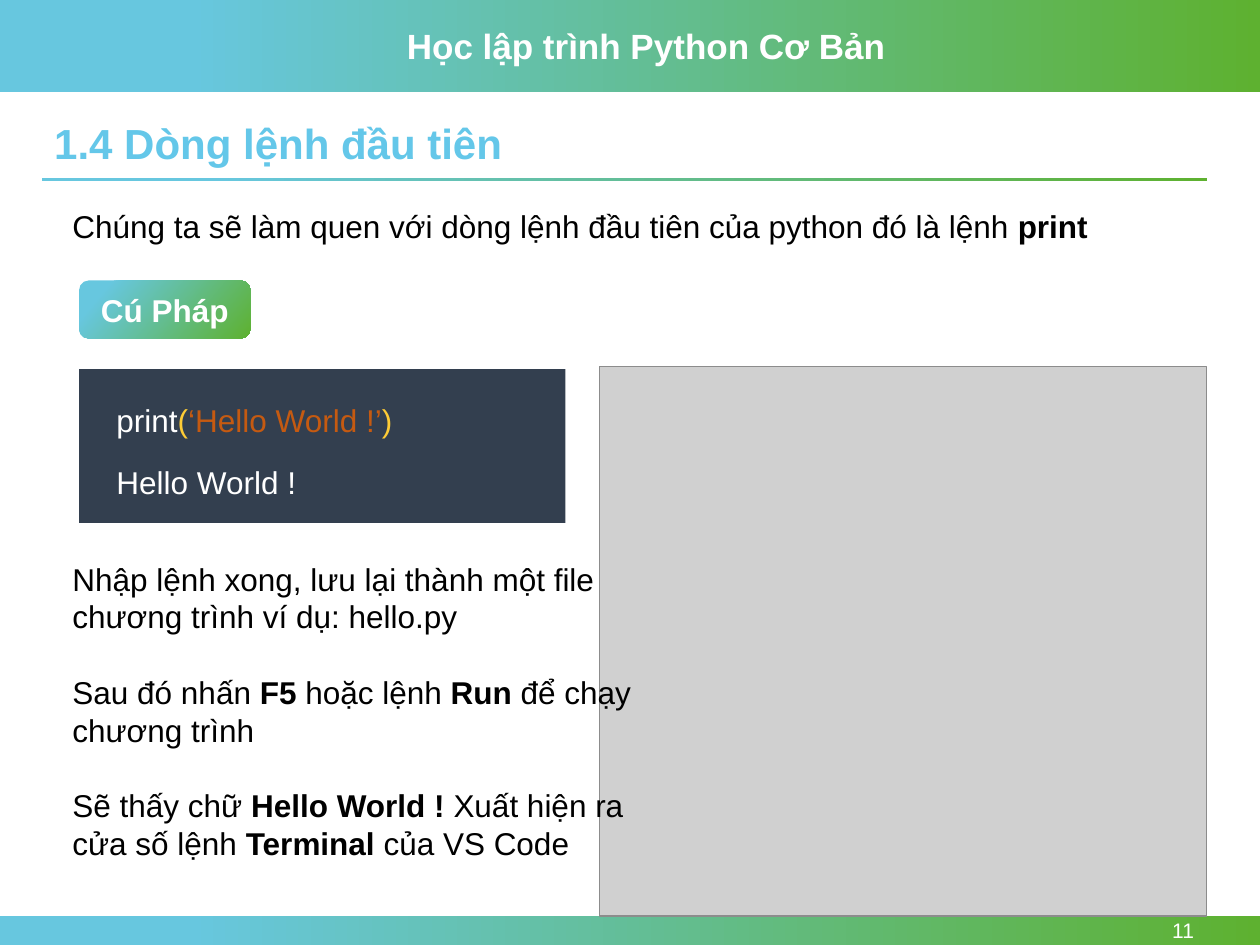
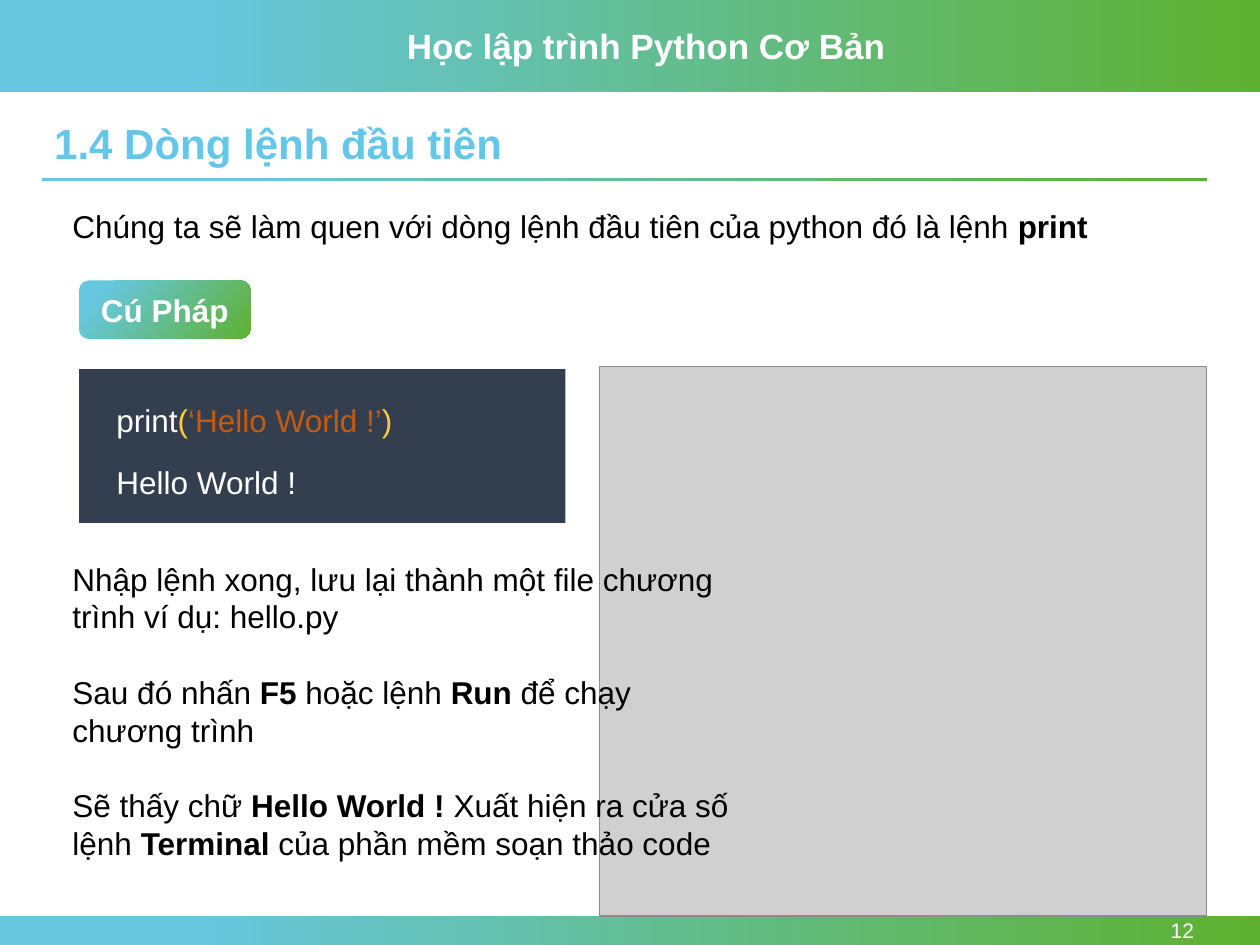
Before and after one commit to nhannn87dn/Learn-Python-Basic, a slide deck: slide 12 of 01-Lessions/Session-01-Getting-Started/Session-01-Getting-Started-Python.pptx (slide 11 before the commit). Drawn at 1260x945 pixels with LibreOffice and Linux fonts; fonts in the diff are those of the drawing; grey boxes stand for pictures; background and template pictures are left out. Boxes give left, top, right and bottom in pixels: in the first picture for what was removed or moved away, otherwise in the second. Text is boxed around its words. In the diff, an @@ line names an element or a change of style, - is before the commit and + after.

```diff
--- a/01-Lessions/Session-01-Getting-Started/Session-01-Getting-Started-Python.pptx
+++ b/01-Lessions/Session-01-Getting-Started/Session-01-Getting-Started-Python.pptx
@@ text at <box>72,792,728,861</box>: text changed @@
-Sẽ thấy chữ Hello World ! Xuất hiện ra cửa số lệnh Terminal của VS Code
+Sẽ thấy chữ Hello World ! Xuất hiện ra cửa số lệnh Terminal của phần mềm soạn thảo code
@@ page number at <box>1171,923,1194,938</box>: text changed @@
-11
+12
```
Also in this commit, not shown: 1 other slide changed, 4 slides added, 3 other files.
